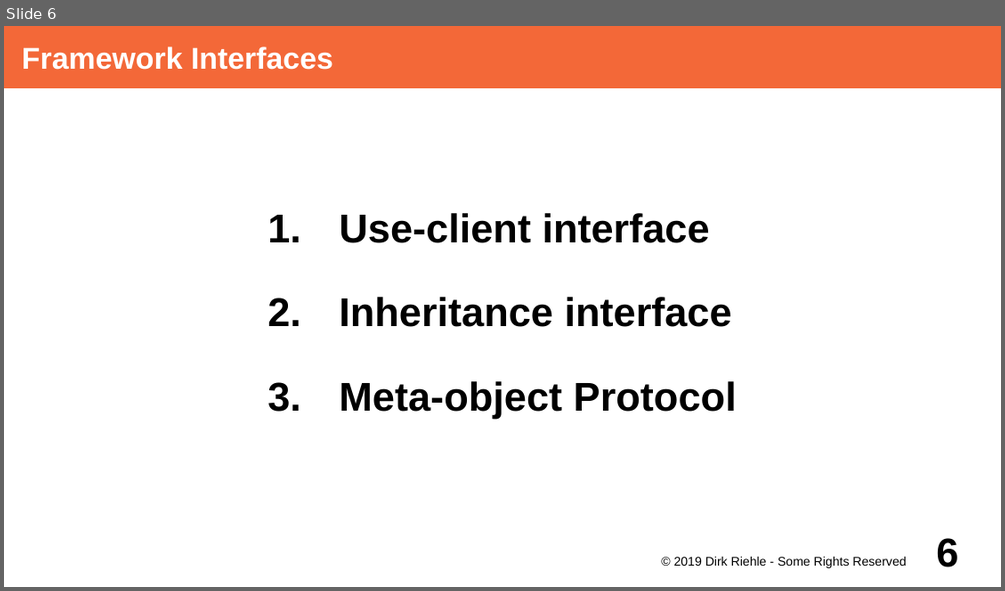
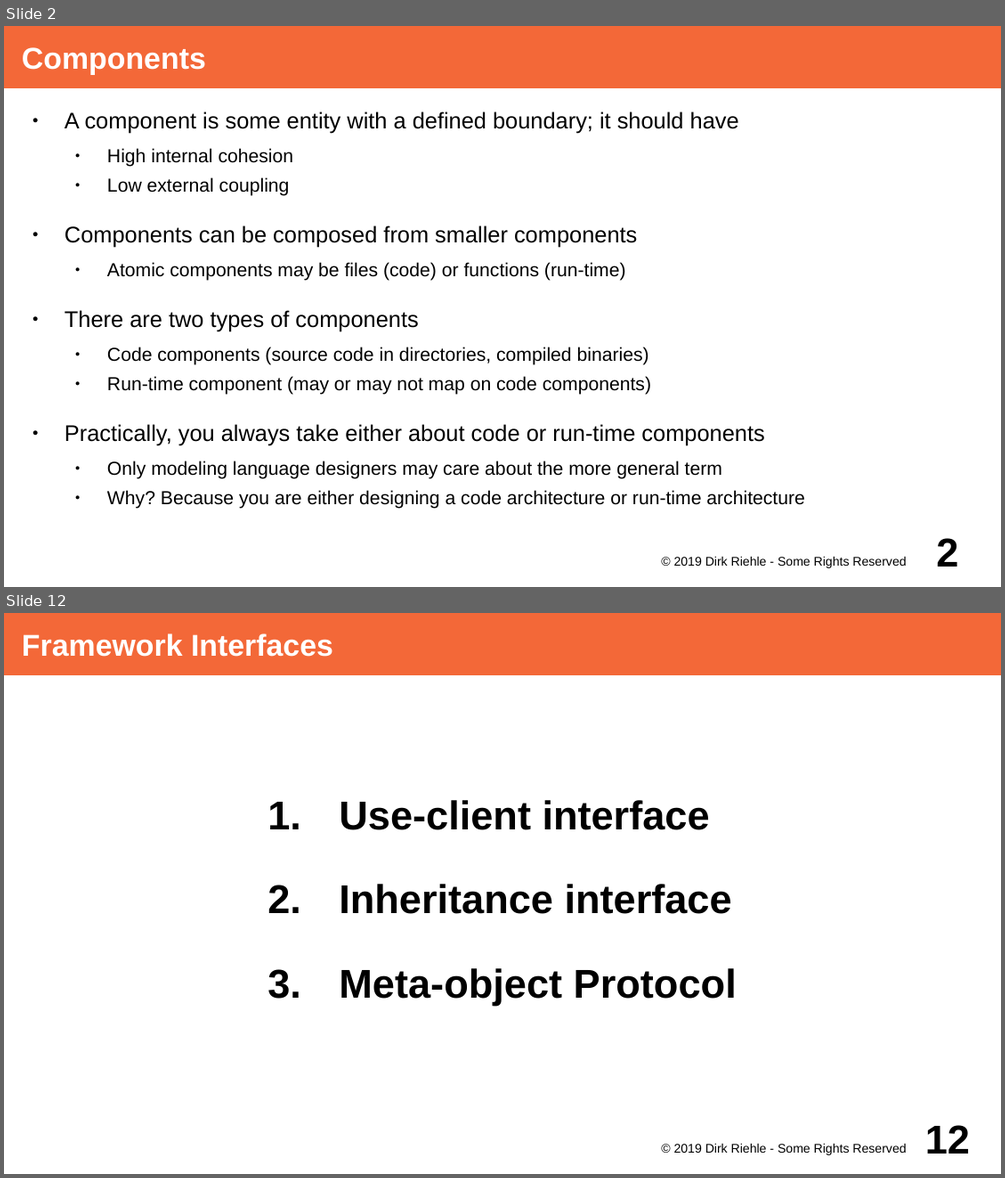
Before and after one commit to dirkriehle/adap-course, a slide deck: Lecture Slides/ADAP C12 - Object-oriented Frameworks.odp. Shown one above the other, each under a label of ours: slide 6 before the commit, slides 2 and 12 after it; the slides between them are not shown. The pictures are 1005x591 and 1005x1178 pixels, drawn with LibreOffice and Linux fonts; fonts in the diff are those of the drawing. Boxes give left, top, right and bottom in pixels: in the first picture for what was removed or moved away, otherwise in the second. Text is boxed around its words. In the diff, an @@ line names an element or a change of style, - is before the commit and + after.

```diff
--- a/Lecture Slides/ADAP C12 - Object-oriented Frameworks.odp
+++ b/Lecture Slides/ADAP C12 - Object-oriented Frameworks.odp
@@ slide 2 added at <box>4,26,1001,587</box>, background #FFFFFF @@
@@ title added at <box>4,26,1001,88</box>, fill #F36838, 24 pt, text #FFFFFF, bold @@
+Components
@@ text added at <box>65,111,804,508</box>, 15 pt, text #000000 @@
+● A component is some entity with a defined boundary; it should have
+  ● High internal cohesion
+  ● Low external coupling
+● Components can be composed from smaller components
+  ● Atomic components may be files (code) or functions (run-time)
+● There are two types of components
+  ● Code components (source code in directories, compiled binaries)
+  ● Run-time component (may or may not map on code components)
+● Practically, you always take either about code or run-time components
+  ● Only modeling language designers may care about the more general term
+  ● Why? Because you are either designing a code architecture or run-time architecture
@@ text added at <box>674,556,906,568</box>, 10 pt, text #000000 @@
+© 2019 Dirk Riehle - Some Rights Reserved
@@ page number added at <box>936,538,958,566</box>, 32 pt, text #000000, bold @@
+2
@@ what was slide 6 is now slide 12 @@
@@ page number at <box>925,1125,970,1153</box>: text changed @@
-6
+12
```
Also in this commit, not shown: 7 slides changed, 7 other slides added, 1 slide removed, 1 other file.
